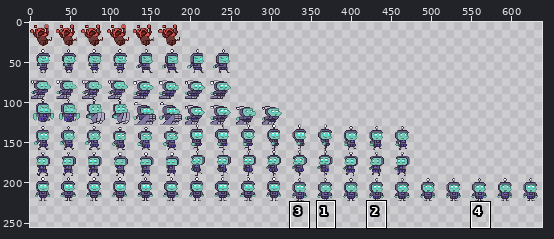
File history of a sprite sheet, Resources/Entities/mc spritesheet.png. The picture above shows the old version from afar; the outline marks the close-up.
Close-up. As it was:
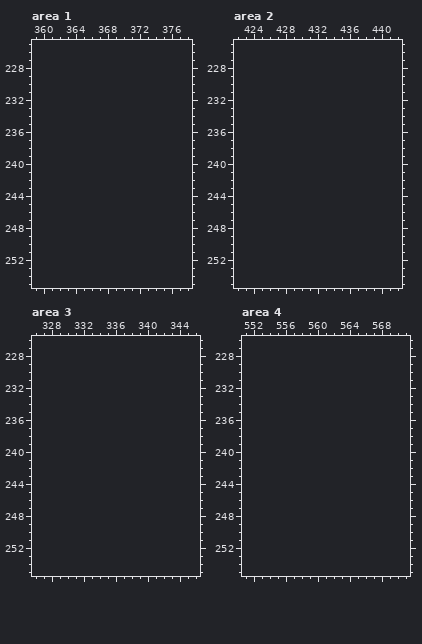
The file is 640x224 pixels. Colours within 5 levels of each other are drawn and written as one. Shown: area 1: x 359..378, y 225..255; area 2: x 422..442, y 225..255; area 3: x 326..346, y 226..255; area 4: x 551..571, y 226..255. The old version is drawn lined up with the new one, on the new canvas. The wide view leaves out empty margins. The commit also changed other parts of the picture, which this record leaves out.
Now the later version:
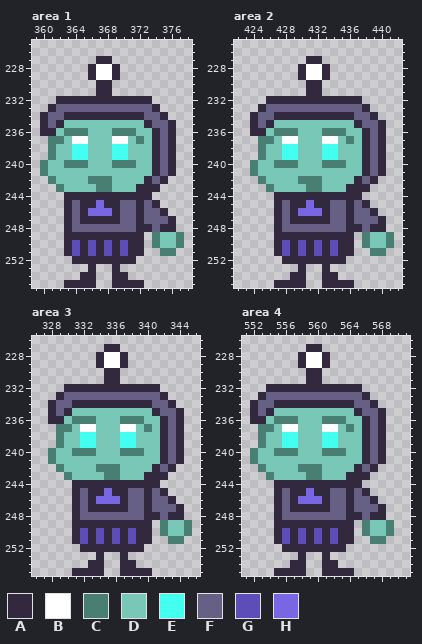
Palette (. is transparent): A #33293e  B #ffffff  C #497e73  D #78c7b7  E #43fff0  F #666184  G #5c4db9  H #7866e3
Edits made:
canvas 640x224 -> 640x256
Area 1:
y 227: x 367..368 .. -> AA
y 228..229: x 366..369 .... -> ABBA
y 230..231: x 367..368 .. -> AA
y 232: x 362..373 ............ -> AAAAAAAAAAAA
y 233: x 361..374 .............. -> AFFFFFFFFFFFFA
y 234: x 360..375 ................ -> AFFAAAAAAAAAAFFA
y 235: x 360..376 ................. -> AFADDDDDDDDDDAFFA
y 236: x 360..376 ................. -> AADCCCDDDCCCDDAFA
y 237: x 361..376 ................ -> CCDBBDDDBBDCDAFA
y 238..239: x 361..376 ................ -> CDDEEDDDEEDDDAFA
y 240: x 360..376 ................. -> CDDCCCDDDCCCDDAFA
y 241: x 360..376 ................. -> CDDDDDDDDDDDDDAFA
y 242: x 361..375 ............... -> CDDDDCCCDDDDAFA
y 243: x 362..374 ............. -> CDDDDCCDDDAAA
y 244: x 363..373 ........... -> AAAAAAAAAAA
y 245: x 363..374 ............ -> AFAAHAAFFAFA
y 246: x 363..375 ............. -> AFAHHHAFFAFFA
y 247: x 363..376 .............. -> AFAAAAAFFAFFFA
y 248: x 363..376 .............. -> AFFFFFFFFAAFAA
y 249: x 363..372 .......... -> AAAAAAAAAA; x 374..377 .... -> CDDC
y 250: x 363..372 .......... -> AGAGAGAGAA; x 374..377 .... -> CDDC
y 251: x 363..372 .......... -> AGAGAGAGAA; x 375..376 .. -> CC
y 252: x 364..371 ........ -> AAAAAAAA
y 253: x 366 . -> A; x 369 . -> A
y 254: x 365..366 .. -> AA; x 369..370 .. -> AA
y 255: x 363..366 .... -> AAAA; x 369..372 .... -> AAAA
Area 2:
y 227: x 431..432 .. -> AA
y 228..229: x 430..433 .... -> ABBA
y 230..231: x 431..432 .. -> AA
y 232: x 426..437 ............ -> AAAAAAAAAAAA
y 233: x 425..438 .............. -> AFFFFFFFFFFFFA
y 234: x 424..439 ................ -> AFFAAAAAAAAAAFFA
y 235: x 424..440 ................. -> AFADDDDDDDDDDAFFA
y 236: x 424..440 ................. -> AADCCCDDDCCCDDAFA
y 237: x 425..440 ................ -> CCDBBDDDBBDCDAFA
y 238..239: x 425..440 ................ -> CDDEEDDDEEDDDAFA
y 240: x 424..440 ................. -> CDDCCCDDDCCCDDAFA
y 241: x 424..440 ................. -> CDDDDDDDDDDDDDAFA
y 242: x 425..439 ............... -> CDDDDCCCDDDDAFA
y 243: x 426..438 ............. -> CDDDDCCDDDAAA
y 244: x 427..437 ........... -> AAAAAAAAAAA
y 245: x 427..438 ............ -> AFAAHAAFFAFA
y 246: x 427..439 ............. -> AFAHHHAFFAFFA
y 247: x 427..440 .............. -> AFAAAAAFFAFFFA
y 248: x 427..440 .............. -> AFFFFFFFFAAFAA
y 249: x 427..436 .......... -> AAAAAAAAAA; x 438..441 .... -> CDDC
y 250: x 427..436 .......... -> AGAGAGAGAA; x 438..441 .... -> CDDC
y 251: x 427..436 .......... -> AGAGAGAGAA; x 439..440 .. -> CC
y 252: x 428..435 ........ -> AAAAAAAA
y 253: x 430 . -> A; x 433 . -> A
y 254: x 429..430 .. -> AA; x 433..434 .. -> AA
y 255: x 427..430 .... -> AAAA; x 433..436 .... -> AAAA
Area 3:
y 227: x 335..336 .. -> AA
y 228..229: x 334..337 .... -> ABBA
y 230..231: x 335..336 .. -> AA
y 232: x 330..341 ............ -> AAAAAAAAAAAA
y 233: x 329..342 .............. -> AFFFFFFFFFFFFA
y 234: x 328..343 ................ -> AFFAAAAAAAAAAFFA
y 235: x 328..344 ................. -> AFADDDDDDDDDDAFFA
y 236: x 328..344 ................. -> AADCCCDDDCCCDDAFA
y 237: x 329..344 ................ -> CCDBBDDDBBDCDAFA
y 238..239: x 329..344 ................ -> CDDEEDDDEEDDDAFA
y 240: x 328..344 ................. -> CDDCCCDDDCCCDDAFA
y 241: x 328..344 ................. -> CDDDDDDDDDDDDDAFA
y 242: x 329..343 ............... -> CDDDDCCCDDDDAFA
y 243: x 330..342 ............. -> CDDDDCCDDDAAA
y 244: x 331..341 ........... -> AAAAAAAAAAA
y 245: x 331..342 ............ -> AFAAHAAFFAFA
y 246: x 331..343 ............. -> AFAHHHAFFAFFA
y 247: x 331..344 .............. -> AFAAAAAFFAFFFA
y 248: x 331..344 .............. -> AFFFFFFFFAAFAA
y 249: x 331..340 .......... -> AAAAAAAAAA; x 342..345 .... -> CDDC
y 250: x 331..340 .......... -> AGAGAGAGAA; x 342..345 .... -> CDDC
y 251: x 331..340 .......... -> AGAGAGAGAA; x 343..344 .. -> CC
y 252: x 332..339 ........ -> AAAAAAAA
y 253: x 334 . -> A; x 337 . -> A
y 254: x 333..334 .. -> AA; x 337..338 .. -> AA
y 255: x 331..334 .... -> AAAA; x 337..340 .... -> AAAA
Area 4:
y 227: x 559..560 .. -> AA
y 228..229: x 558..561 .... -> ABBA
y 230..231: x 559..560 .. -> AA
y 232: x 554..565 ............ -> AAAAAAAAAAAA
y 233: x 553..566 .............. -> AFFFFFFFFFFFFA
y 234: x 552..567 ................ -> AFFAAAAAAAAAAFFA
y 235: x 552..568 ................. -> AFADDDDDDDDDDAFFA
y 236: x 552..568 ................. -> AADCCCDDDCCCDDAFA
y 237: x 553..568 ................ -> CCDBBDDDBBDCDAFA
y 238..239: x 553..568 ................ -> CDDEEDDDEEDDDAFA
y 240: x 552..568 ................. -> CDDCCCDDDCCCDDAFA
y 241: x 552..568 ................. -> CDDDDDDDDDDDDDAFA
y 242: x 553..567 ............... -> CDDDDCCCDDDDAFA
y 243: x 554..566 ............. -> CDDDDCCDDDAAA
y 244: x 555..565 ........... -> AAAAAAAAAAA
y 245: x 555..566 ............ -> AFAAHAAFFAFA
y 246: x 555..567 ............. -> AFAHHHAFFAFFA
y 247: x 555..568 .............. -> AFAAAAAFFAFFFA
y 248: x 555..568 .............. -> AFFFFFFFFAAFAA
y 249: x 555..564 .......... -> AAAAAAAAAA; x 566..569 .... -> CDDC
y 250: x 555..564 .......... -> AGAGAGAGAA; x 566..569 .... -> CDDC
y 251: x 555..564 .......... -> AGAGAGAGAA; x 567..568 .. -> CC
y 252: x 556..563 ........ -> AAAAAAAA
y 253: x 558 . -> A; x 561 . -> A
y 254: x 557..558 .. -> AA; x 561..562 .. -> AA
y 255: x 555..558 .... -> AAAA; x 561..564 .... -> AAAA
